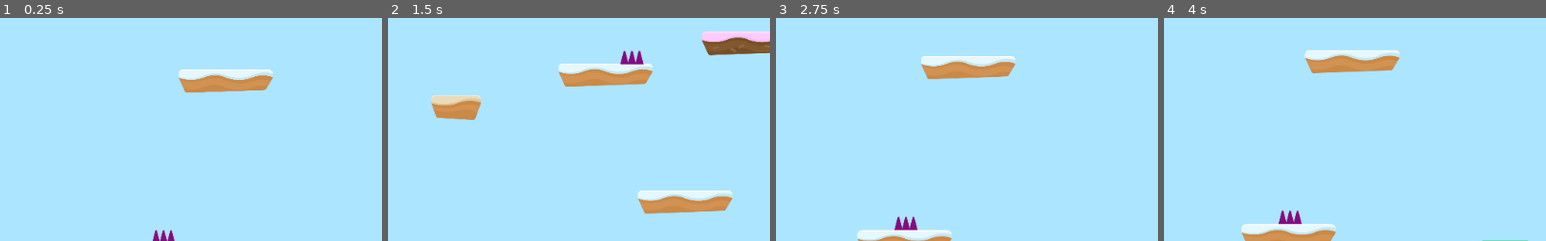
Above: before the commit, frames 1-4 (left to right).
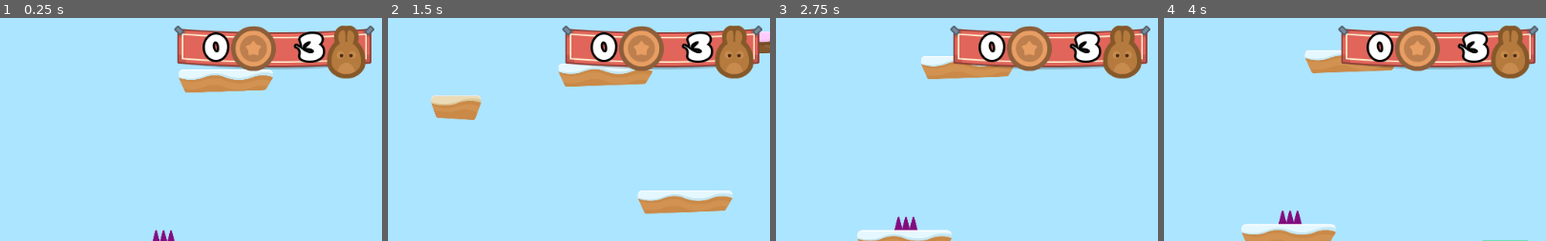
Above: after the commit, the same moments.

Repository: bennetimo/HoppyDays
Game: Godot game, scene res://Levels/Level1.tscn
Two runs of this game, one before a commit and one after it. Both use one fixed random seed, a clock stepped at 60 frames per second and the inputs below.
Inputs (mouse positions are % of the whole screen's width and height, from its top left):
- Up to frame 1 (0.25 s): no input
- Up to frame 2 (1.5 s): hold D (right) from 0.53 s (still down); tap Space (jump) at 0.77 s
- Up to frame 3 (2.75 s): tap Space (jump) at 1.52 s; release D (right) at 2 s; click (32, 64) at 2 s
- Up to frame 4 (4 s): hold A (left) 2.78-3.53 s; hold D (right) from 3.53 s (still down); tap Space (jump) at 3.77 s
The pictures show only the part of the screen within x 49-99%, y 1-51%; the shares and areas given below are measured in that part.

The runs differ from the first frame. In frame 1, 9.2% of the frame differs, in the area x 45-98%, y 3-28%; in frame 2, 9.0%; in frame 3, 9.1%; in frame 4, 9.1%.

Commit message:
add life count

Diff:
--- /dev/null
+++ b/GUI/GUI.gd
@@ -0,0 +1,7 @@
+extends CanvasLayer
+
+func set_life_count(lives):
+	$Control/TextureRect/HBoxContainer/LifeCount.text = str(lives)
+
+func update_lives(lives: int):
+	set_life_count(lives)
--- /dev/null
+++ b/GUI/GUI.tscn
@@ -0,0 +1,71 @@
+[gd_scene load_steps=7 format=2]
+
+[ext_resource path="res://GUI/GUI.gd" type="Script" id=1]
+[ext_resource path="res://GFX/HUD/bannerHanging.png" type="Texture" id=2]
+[ext_resource path="res://Fonts/candles_.ttf" type="DynamicFontData" id=3]
+[ext_resource path="res://GFX/HUD/coin_bronze.png" type="Texture" id=4]
+[ext_resource path="res://GFX/HUD/lifes.png" type="Texture" id=5]
+
+[sub_resource type="DynamicFont" id=1]
+size = 48
+outline_size = 3
+outline_color = Color( 0, 0, 0, 1 )
+use_filter = true
+font_data = ExtResource( 3 )
+
+[node name="GUI" type="CanvasLayer" groups=[
+"GUI",
+]]
+script = ExtResource( 1 )
+
+[node name="Control" type="Control" parent="."]
+anchor_right = 1.0
+anchor_bottom = 1.0
+
+[node name="TextureRect" type="TextureRect" parent="Control"]
+anchor_left = 1.0
+anchor_right = 1.0
+margin_left = -286.0
+margin_top = 18.0
+margin_bottom = 59.0
+texture = ExtResource( 2 )
+
+[node name="HBoxContainer" type="HBoxContainer" parent="Control/TextureRect"]
+anchor_right = 1.0
+anchor_bottom = 1.0
+margin_left = 12.0
+margin_right = -30.0
+margin_bottom = -12.0
+alignment = 1
+
+[node name="CoinCount" type="Label" parent="Control/TextureRect/HBoxContainer"]
+margin_top = 4.0
+margin_right = 60.0
+margin_bottom = 66.0
+size_flags_horizontal = 3
+custom_fonts/font = SubResource( 1 )
+text = "0"
+align = 2
+
+[node name="CoinIcon" type="TextureRect" parent="Control/TextureRect/HBoxContainer"]
+margin_left = 64.0
+margin_right = 124.0
+margin_bottom = 71.0
+texture = ExtResource( 4 )
+
+[node name="LifeCount" type="Label" parent="Control/TextureRect/HBoxContainer"]
+margin_left = 128.0
+margin_top = 4.0
+margin_right = 188.0
+margin_bottom = 66.0
+size_flags_horizontal = 3
+custom_fonts/font = SubResource( 1 )
+text = "0"
+align = 2
+
+[node name="LifeIcon" type="TextureRect" parent="Control/TextureRect/HBoxContainer"]
+margin_left = 192.0
+margin_top = -12.0
+margin_right = 244.0
+margin_bottom = 71.0
+texture = ExtResource( 5 )
--- a/Levels/GameState.gd
+++ b/Levels/GameState.gd
@@ -4,12 +4,17 @@
 
 func _ready():
 	add_to_group("Gamestate")
+	update_GUI()
 
 func hurt():
 	lives -= 1
 	$Player.hurt()
-	if lives < 0:
+	update_GUI()
+	if lives <= 0:
 		end_game()
+
+func update_GUI():
+	get_tree().call_group("GUI", "update_lives", lives)
 
 func end_game():
 	get_tree().change_scene("res://Levels/GameOver.tscn")
--- a/Levels/Level1.tscn
+++ b/Levels/Level1.tscn
@@ -6,6 +6,7 @@
 [ext_resource path="res://Hazards/SpikeTop.tscn" type="PackedScene" id=4]
 [ext_resource path="res://Items/JumpPad.tscn" type="PackedScene" id=5]
 [ext_resource path="res://SFX/Chiptune_Adventures_1.ogg" type="AudioStream" id=6]
+[ext_resource path="res://GUI/GUI.tscn" type="PackedScene" id=7]
 
 [node name="Level1" type="Node2D"]
 script = ExtResource( 1 )
@@ -21,7 +22,6 @@
 tile_data = PoolIntArray( -655303, 3, 0, -589799, 6, 0, -458754, 2, 0, -327596, 3, 0, -262134, 1, 0, -65543, 1, 0, -654 …(558 unchanged characters)…
 
 [node name="Hazards" type="Node" parent="."]
-editor/display_folded = true
 
 [node name="SpikeTop" parent="Hazards" instance=ExtResource( 4 )]
 position = Vector2( 1590, 440 )
@@ -44,3 +44,5 @@
 stream = ExtResource( 6 )
 volume_db = -3.0
 autoplay = true
+
+[node name="GUI" parent="." instance=ExtResource( 7 )]
--- a/Player/Player.tscn
+++ b/Player/Player.tscn
@@ -29,6 +29,7 @@
 frame = 1
 
 [node name="Camera2D" type="Camera2D" parent="."]
+editor/display_folded = true
 position = Vector2( 500, 0 )
 current = true
 zoom = Vector2( 3, 3 )
Not shown: 1 places in Levels/Level1.tscn that only renumber resources
